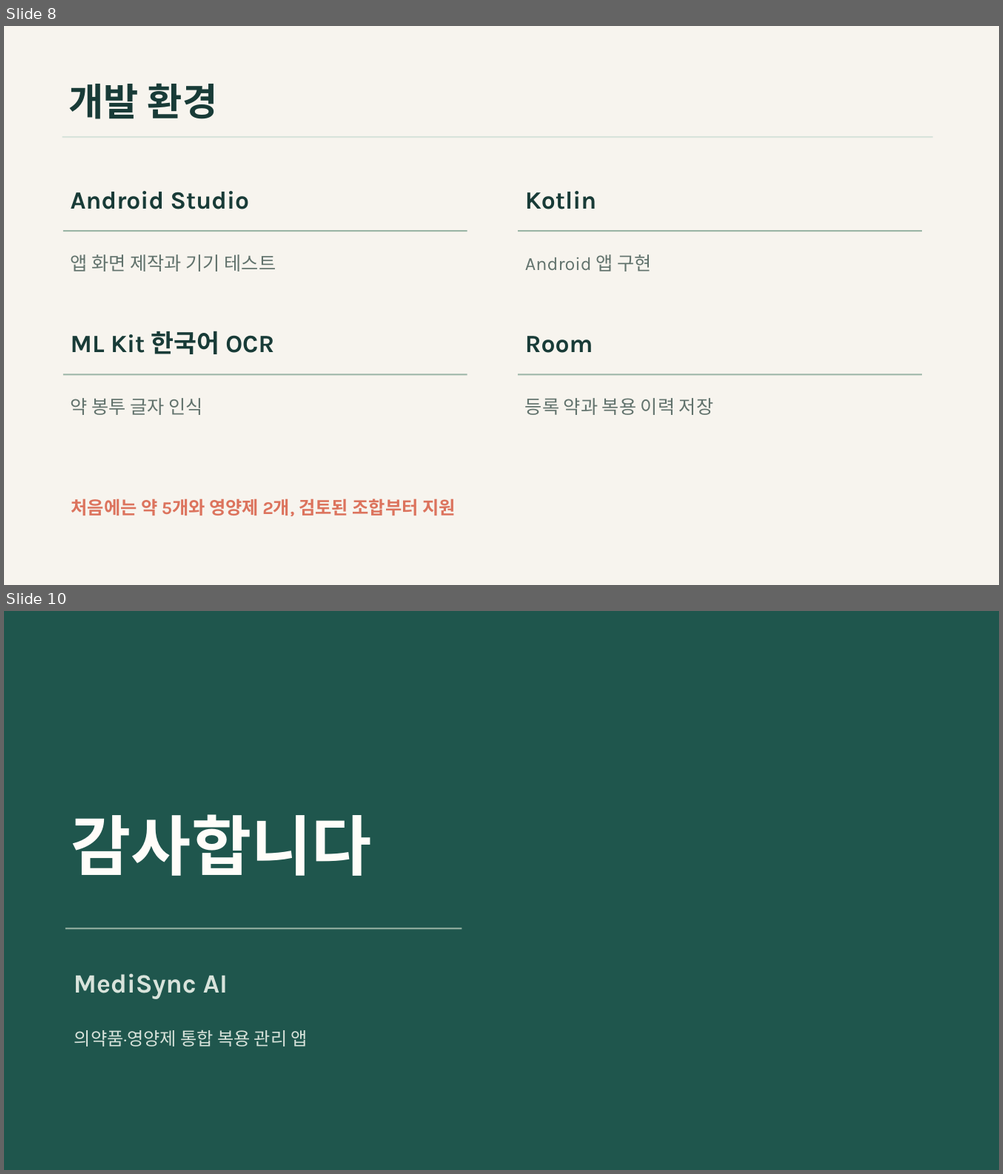
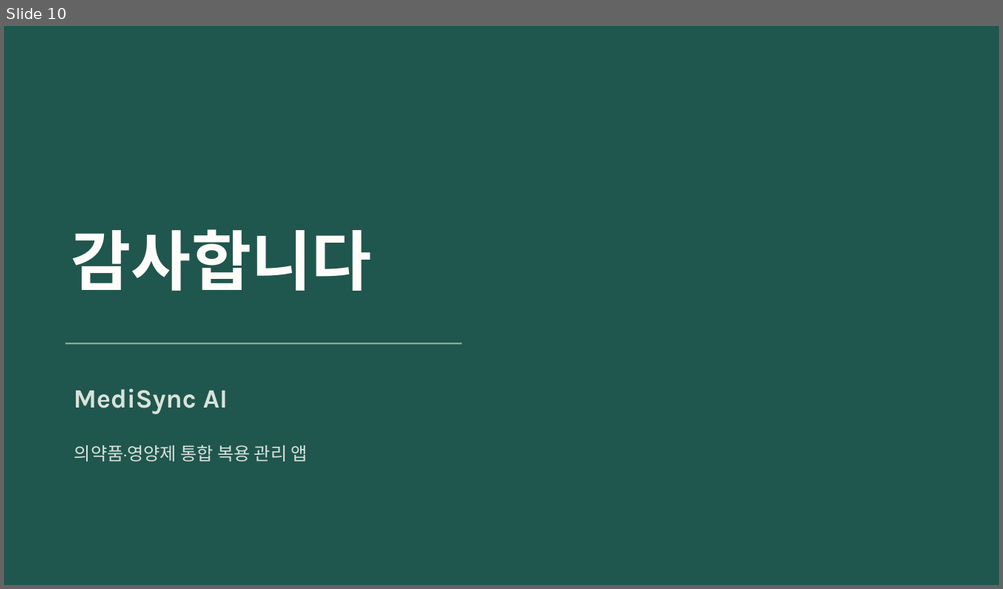
Before and after one commit to chanwoo03/TOC, a slide deck: docs/downloads/MediSync-AI.pptx. Shown one above the other, each under a label of ours: slides 8 and 10 before the commit, slide 10 after it; the slides between them are not shown. The pictures are 1003x1174 and 1003x589 pixels, drawn with LibreOffice and Linux fonts; fonts in the diff are those of the drawing. Boxes give left, top, right and bottom in pixels: in the first picture for what was removed or moved away, otherwise in the second. Text is boxed around its words. In the diff, an @@ line names an element or a change of style, - is before the commit and + after.

```diff
--- a/docs/downloads/MediSync-AI.pptx
+++ b/docs/downloads/MediSync-AI.pptx
@@ slide 8 removed at (x1=4, y1=26, x2=999, y2=585), background #F7F4EE @@
@@ text removed at (x1=69, y1=83, x2=218, y2=119) @@
-개발 환경
@@ rectangle removed at (x1=62, y1=136, x2=933, y2=138) @@
@@ text removed at (x1=71, y1=191, x2=249, y2=210) @@
-Android Studio
@@ text removed at (x1=525, y1=191, x2=596, y2=210) @@
-Kotlin
@@ rectangle removed at (x1=63, y1=230, x2=467, y2=232) @@
@@ rectangle removed at (x1=518, y1=230, x2=922, y2=232) @@
@@ text removed at (x1=71, y1=255, x2=276, y2=272) @@
-앱 화면 제작과 기기 테스트
@@ text removed at (x1=525, y1=255, x2=652, y2=272) @@
-Android 앱 구현
@@ text removed at (x1=71, y1=331, x2=274, y2=355) @@
-ML Kit 한국어 OCR
@@ text removed at (x1=525, y1=336, x2=593, y2=353) @@
-Room
@@ rectangle removed at (x1=63, y1=375, x2=467, y2=376) @@
@@ rectangle removed at (x1=518, y1=375, x2=922, y2=376) @@
@@ text removed at (x1=71, y1=398, x2=203, y2=415) @@
-약 봉투 글자 인식
@@ text removed at (x1=525, y1=398, x2=713, y2=415) @@
-등록 약과 복용 이력 저장
@@ text removed at (x1=71, y1=499, x2=455, y2=517) @@
-처음에는 약 5개와 영양제 2개, 검토된 조합부터 지원
```
Also in this commit, not shown: 2 slides changed, 7 slides added, 6 other slides removed, 26 other files.
